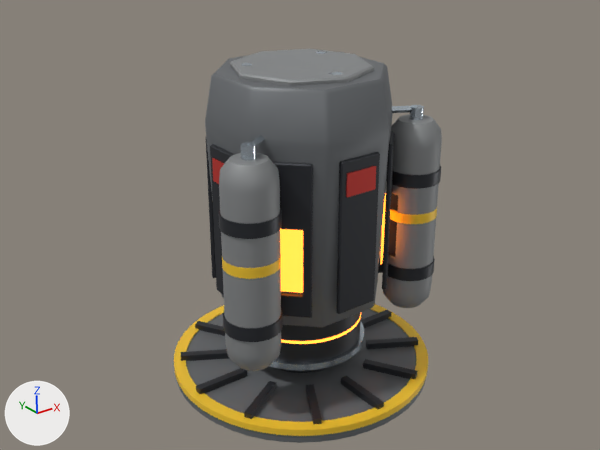
What one commit did to the Blender file Tools/ModelFactory/R4Movement940/R4M_JumpDrive/R4M_JumpDrive.blend.
The view is the same before and after, from the file's camera 'QA_Cam'. The lights are fixed; the arrows at lower left show +X, +Y and +Z. The picture after the commit comes second.

The first picture shows 'R4M_JumpDrive_Housing', 'R4M_JumpDrive_Piston'.
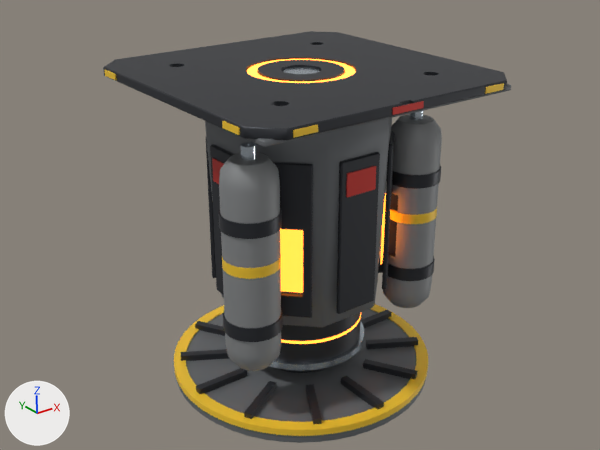
Where the change shows, as pixel boxes (x1, y1, x2, y2) in the pictures (600 x 450 px):
'R4M_JumpDrive_Housing', reshaped (72% wider)
    before: (205, 49, 442, 371)
    after: (103, 31, 511, 371)
part 1 of me_r4m_jumpdrive_housing, added
    after: (283, 67, 320, 74)
part 2 of me_r4m_jumpdrive_housing, added
    after: (247, 59, 356, 83)
part 3 of me_r4m_jumpdrive_housing, built on
    before: (205, 49, 392, 143)
    after: (103, 31, 511, 147)

Patch to the scene script:
```diff
--- a/Tools/ModelFactory/R4Movement940/R4M_JumpDrive/R4M_JumpDrive.blend.py
+++ b/Tools/ModelFactory/R4Movement940/R4M_JumpDrive/R4M_JumpDrive.blend.py
@@ me_r4m_jumpdrive_housing @@
 # used by ob_r4m_jumpdrive_housing; parent = ob_r4m_jumpdrive_root; location = (0.0, 0.0, 0.0)
-me_r4m_jumpdrive_housing.from_pydata(...)  # 2596 vertices, 5240 faces; spans x -0.222..0.222, y -0.16..0.249, z -0.25..0.272
+me_r4m_jumpdrive_housing.from_pydata(...)  # 3208 vertices, 6444 faces; spans x -0.256..0.256, y -0.256..0.256, z -0.25..0.26
+# me_r4m_jumpdrive_housing part 1: a new loose piece, a 24-sided cylinder along z spanning x -0.0325..0.0325, y -0.0325..0.0325, z 0.2538..0.256, in mat_steel_light (light grey #c4ced7)
+# me_r4m_jumpdrive_housing part 2: a new loose piece of 96 vertices spanning x -0.09..0.09, y -0.09..0.09, z 0.256..0.258, in mat_energy_hot (orange #ffa645, glowing orange #ff8127)
+# me_r4m_jumpdrive_housing part 3: 3 vertices moved from x -0.139..0.136, y 0.053..0.136, z 0.257 to x -0.141..0.139, y 0.055..0.139, z 0.244; 88 vertices removed from x -0.139..0.139, y -0.139..0.139, z 0.257..0.272; 508 vertices added at x -0.256..0.256, y -0.256..0.256, z 0.237..0.26
+# other edits to the shape of me_r4m_jumpdrive_housing do not show in these pictures
 me_r4m_jumpdrive_housing.materials.append(mat_armor_gunmetal)
```
